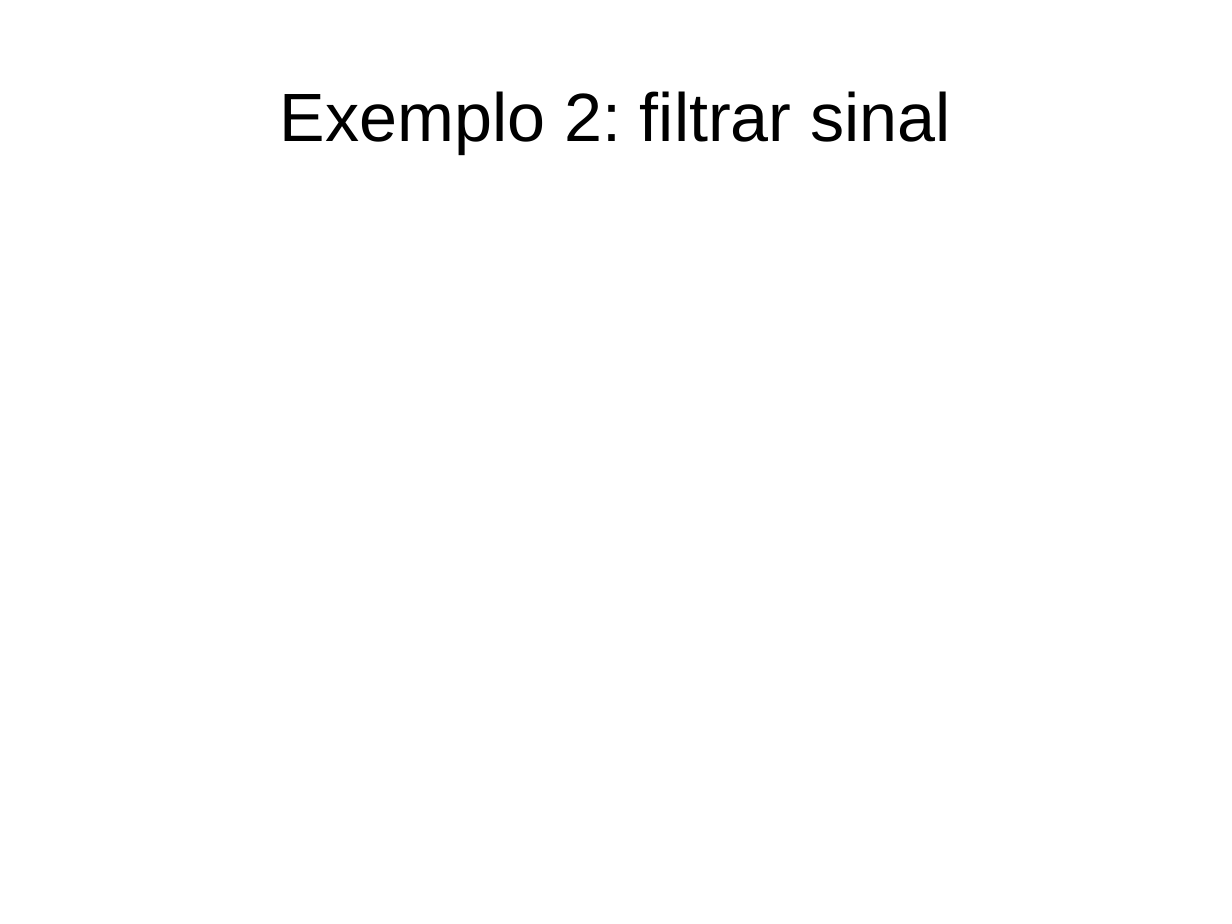
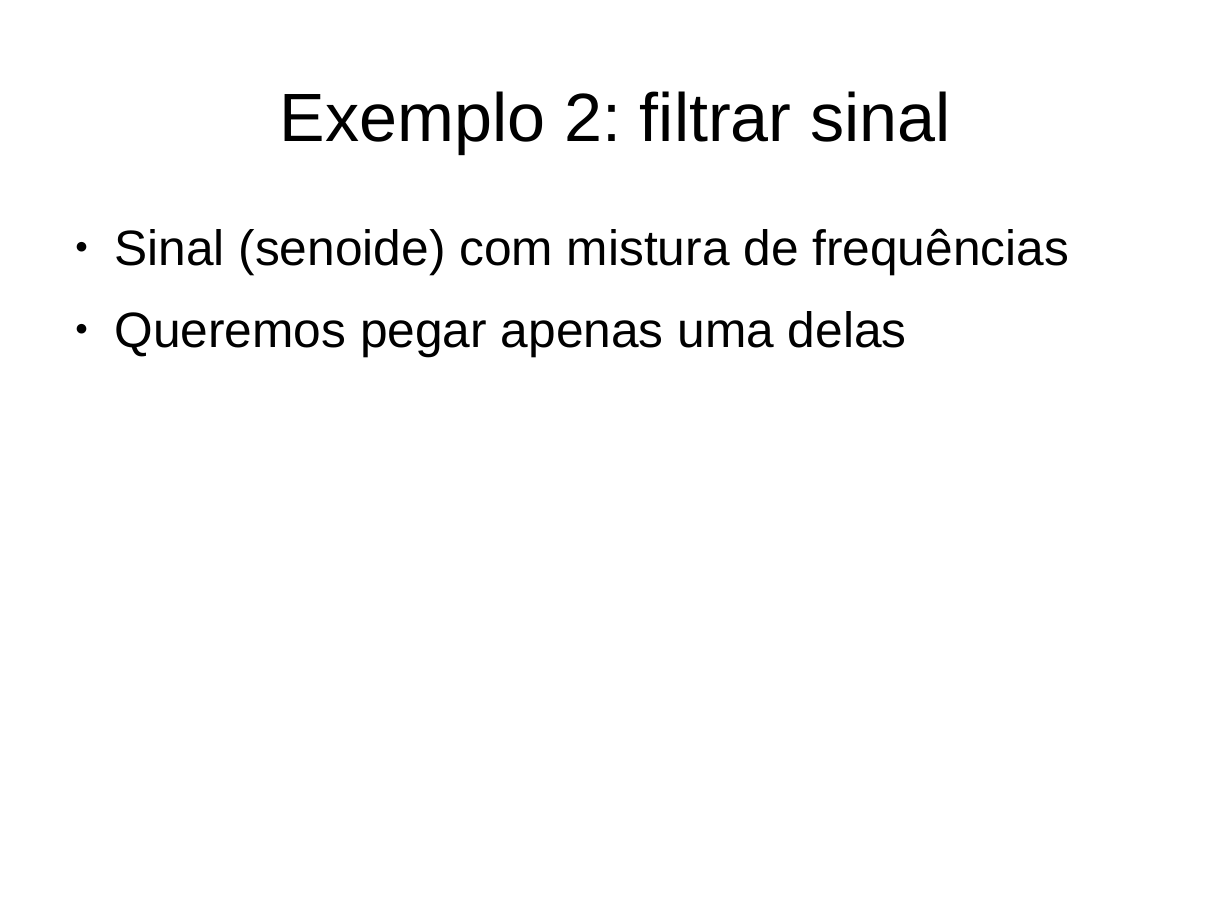
Before and after one commit to renanbirck/sfdsm-2015, a slide deck: slide 23 of Slides.odp (slide 17 before the commit). Drawn at 1232x924 pixels with LibreOffice and Linux fonts; fonts in the diff are those of the drawing. Boxes give left, top, right and bottom in pixels: in the first picture for what was removed or moved away, otherwise in the second. Text is boxed around its words. In the diff, an @@ line names an element or a change of style, - is before the commit and + after.

```diff
--- a/Slides.odp
+++ b/Slides.odp
@@ text added at (x1=114, y1=228, x2=1069, y2=357), 32 pt, text #000000 @@
+● Sinal (senoide) com mistura de frequências
+● Queremos pegar apenas uma delas
```
Also in this commit, not shown: 7 other slides changed, 6 slides added, 1 other file.
